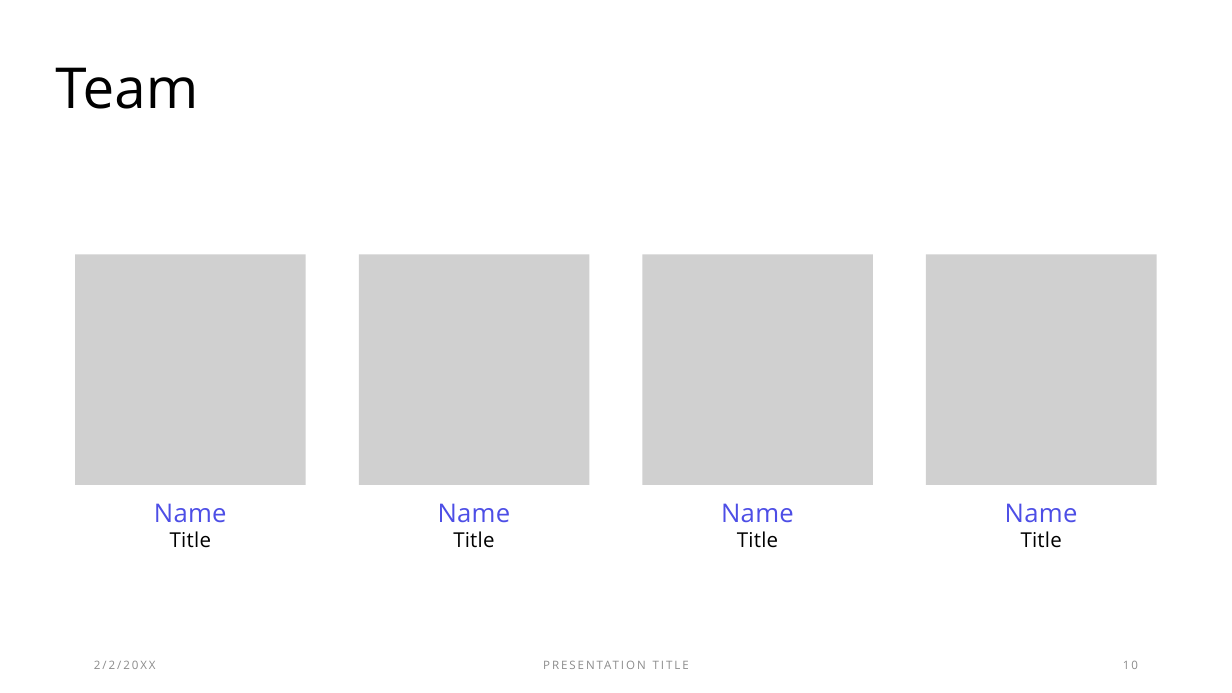
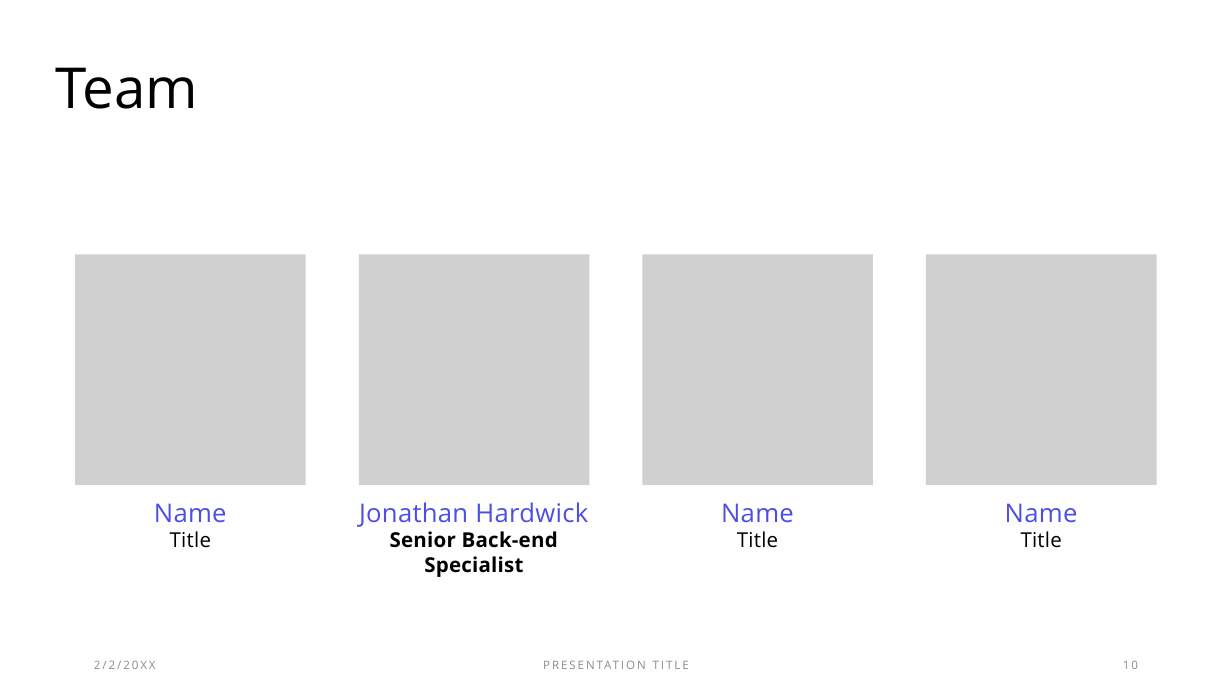
Before and after one commit to MrChiff/CSC289, a slide deck: slide 10 of LLAMA Inc.pptx. Drawn at 1232x693 pixels with LibreOffice and Linux fonts; fonts in the diff are those of the drawing; grey boxes stand for pictures. Boxes give left, top, right and bottom in pixels: in the first picture for what was removed or moved away, otherwise in the second. Text is boxed around its words. In the diff, an @@ line names an element or a change of style, - is before the commit and + after.

Commit message:
Added my name and title

```diff
--- a/LLAMA Inc.pptx
+++ b/LLAMA Inc.pptx
@@ text at (359,502,588,577): text changed; bold on @@
-Name
-Title
+Jonathan Hardwick
+Senior Back-end Specialist
```
